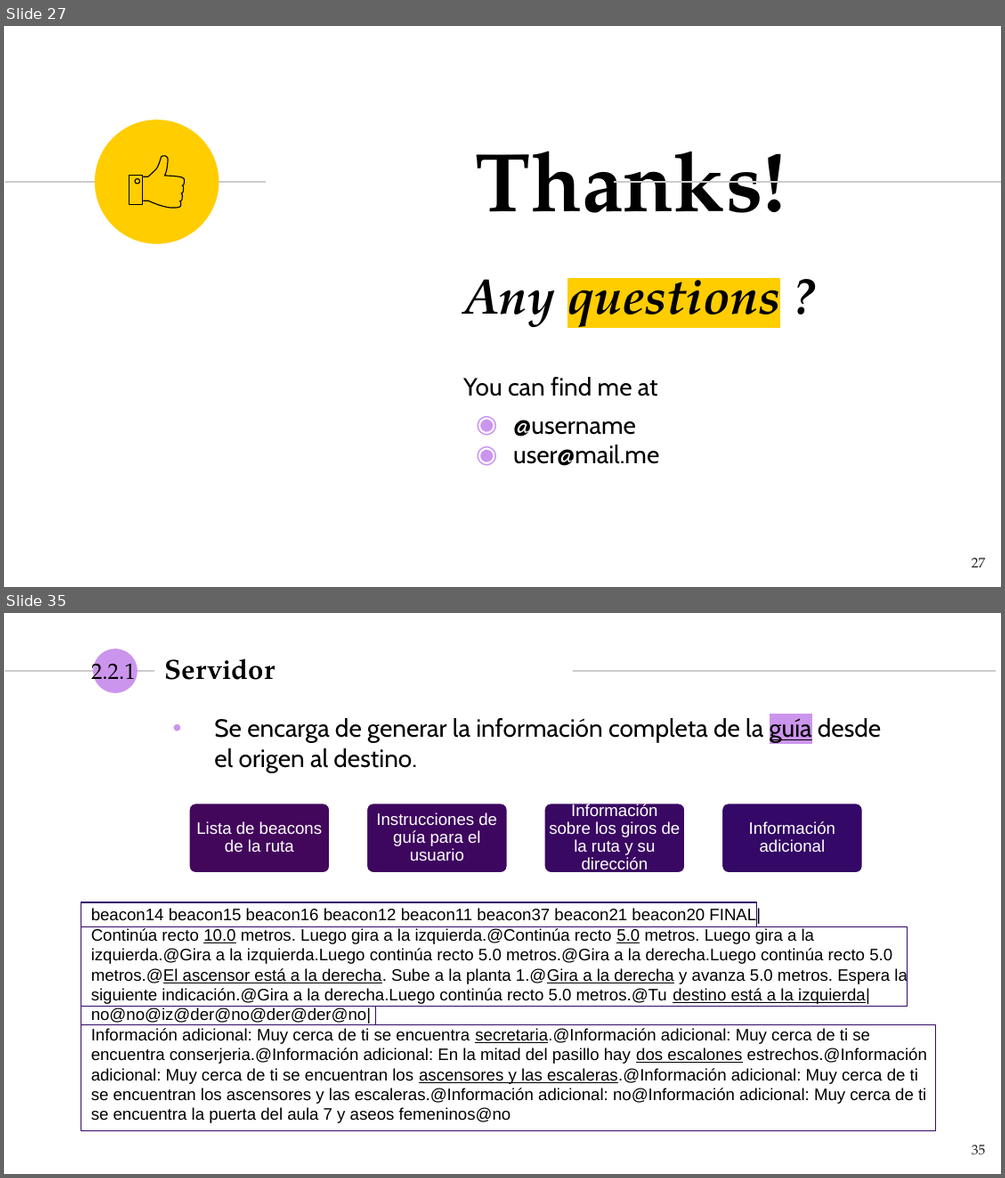
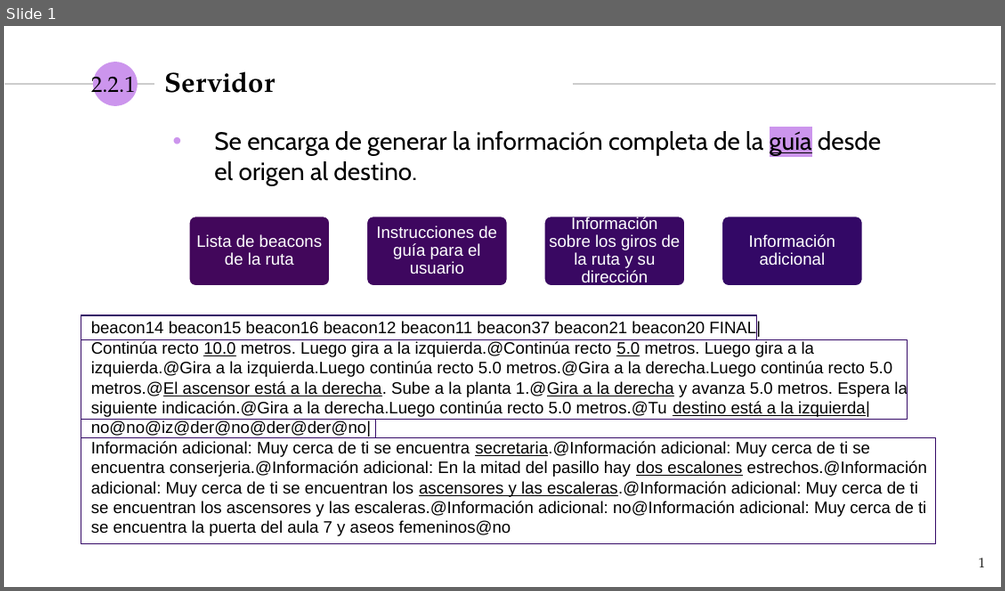
Before and after one commit to NILGroup/TFG-1920-DiscapacidadVisual, a slide deck: Defensa/Viola · SlidesCarnival_DiaposBelen.pptx. Shown one above the other, each under a label of ours: slides 27 and 35 before the commit, slide 1 after it; the slides between them are not shown. The pictures are 1005x1178 and 1005x591 pixels, drawn with LibreOffice and Linux fonts; fonts in the diff are those of the drawing. Boxes give left, top, right and bottom in pixels: in the first picture for what was removed or moved away, otherwise in the second. Text is boxed around its words. In the diff, an @@ line names an element or a change of style, - is before the commit and + after.

```diff
--- a/Defensa/Viola · SlidesCarnival_DiaposBelen.pptx
+++ b/Defensa/Viola · SlidesCarnival_DiaposBelen.pptx
@@ slide 27 removed at <box>4,26,1001,587</box>, background #FFFFFF @@
@@ ellipse removed at <box>95,119,219,244</box> @@
@@ freeform shape removed at <box>144,156,185,208</box> @@
@@ title removed at <box>476,151,786,213</box> @@
-Thanks!
@@ line removed from (5, 182) to (267, 182) @@
@@ freeform shape removed at <box>129,176,143,206</box> @@
@@ line removed from (613, 182) to (1001, 182) @@
@@ subtitle removed at <box>463,262,780,466</box> @@
-Any questions ?
-You can find me at
-◉ @username
-◉ user@mail.me
@@ page number removed at <box>971,557,986,567</box> @@
-27
@@ what was slide 35 is now slide 1 @@
@@ page number at <box>979,557,986,567</box>: text changed @@
-35
+1
```
Also in this commit, not shown: 2 slides changed, 33 other slides removed, 2 other files.
